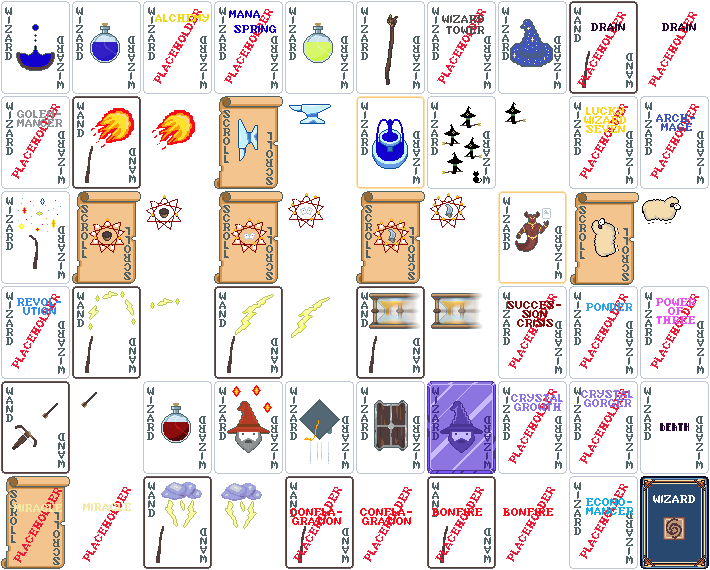
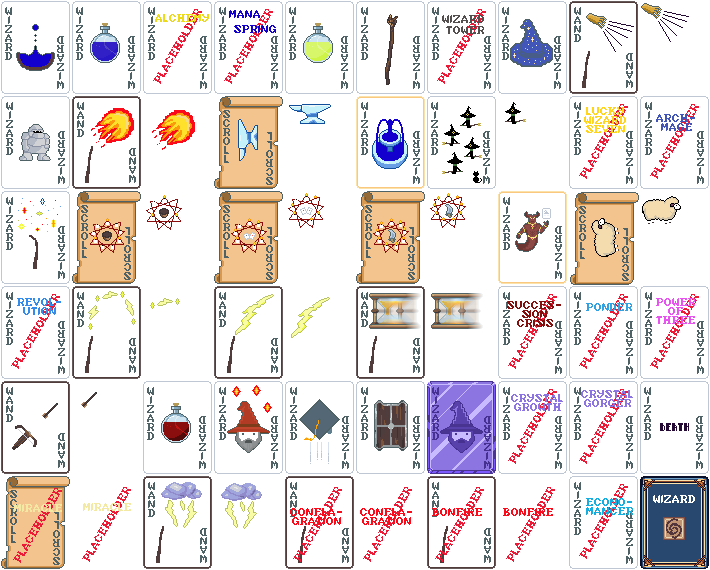
The second w=710, h=570 image is a revision of the first. Changes to its layers:
added group "Golemancer" with 2 layers above "Sparking wand" over [11, 104, 62, 179]
added layer "Golemancer art copy" in group "Golemancer" over [19, 124, 51, 161]
renamed "Placeholder Golemancer" to "Card back #1", moved it into group "Golemancer", painted on it over [11, 104, 62, 179]
added layer "border copy" in group "Draining spell" over [641, 3, 662, 19]
renamed "DRAIN #1" to "Draining art copy", painted on it over [642, 4, 696, 42]
removed layer "Placeholder #2" from group "Draining spell" over [648, 12, 697, 87]
removed layer "DRAIN" from group "Wand of Draining" over [591, 23, 625, 31]
removed layer "Placeholder #1" from group "Wand of Draining" over [577, 12, 626, 87]
added layer "border" in group "Wand of Draining" over [586, 13, 607, 29]
added layer "Draining art" in group "Wand of Draining" over [587, 14, 634, 52]
